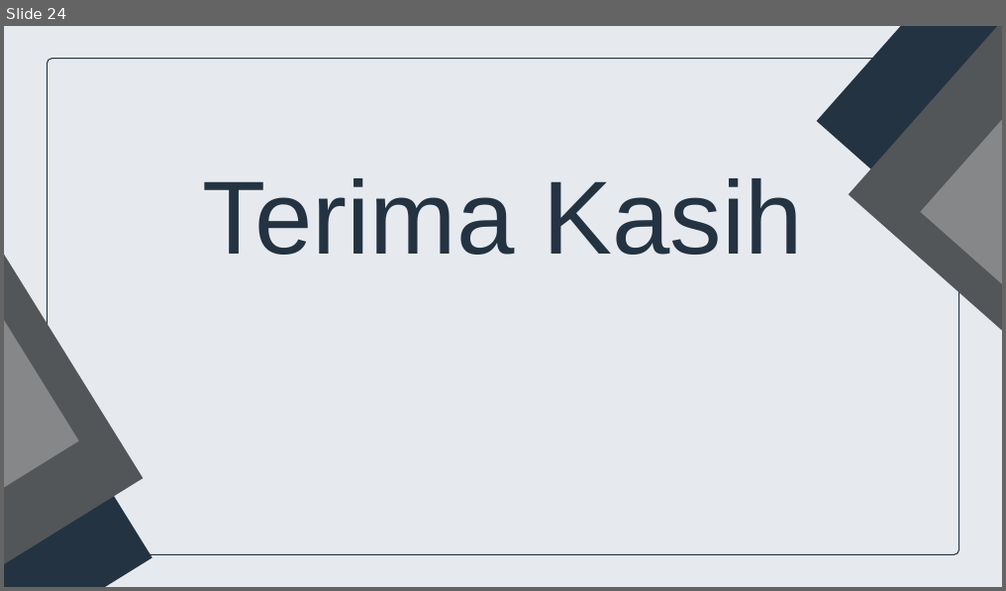
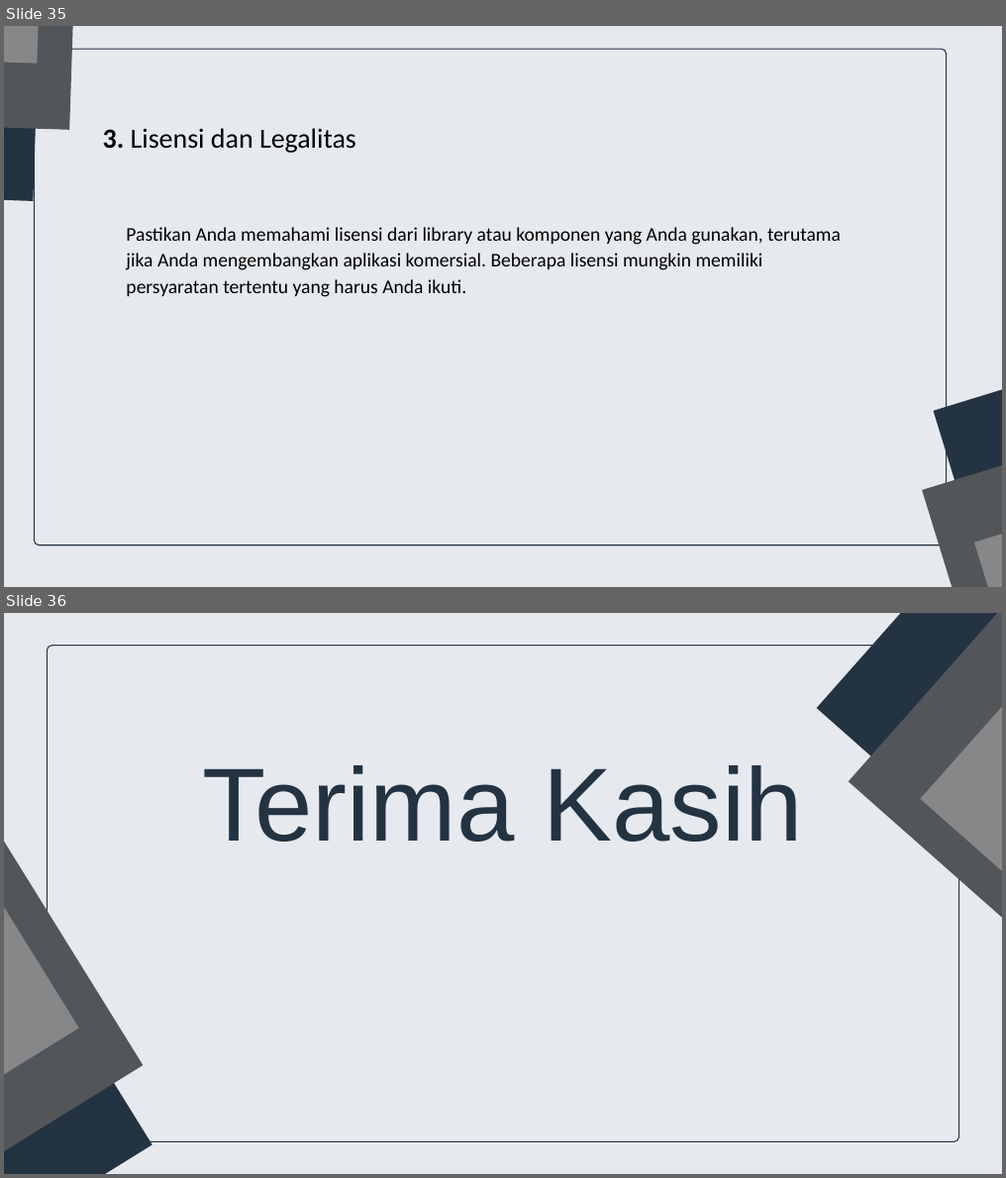
Before and after one commit to gemafajar09/bnsp-junior-web, a slide deck: junior-web-dev.pptx. Shown one above the other, each under a label of ours: slide 24 before the commit, slides 35 and 36 after it. The pictures are 1006x591 and 1006x1178 pixels, drawn with LibreOffice and Linux fonts; fonts in the diff are those of the drawing. Boxes give left, top, right and bottom in pixels: in the first picture for what was removed or moved away, otherwise in the second. Text is boxed around its words. In the diff, an @@ line names an element or a change of style, - is before the commit and + after.

```diff
--- a/junior-web-dev.pptx
+++ b/junior-web-dev.pptx
@@ slide 35 added at (4,26,1002,587), background #E6EAEF @@
@@ freeform shape added at (4,26,44,201), fill #243342 @@
@@ freeform shape added at (4,26,79,130), fill #535659 @@
@@ freeform shape added at (4,26,48,64), fill #858789 @@
@@ freeform shape added at (34,49,946,546), fill #E6EAEF, outline #243342 1.5 pt @@
@@ text added at (103,128,356,153), 40 pt, text #000000 @@
+3. Lisensi dan Legalitas
@@ text added at (126,227,841,297), 28 pt, text #000000 @@
+Pastikan Anda memahami lisensi dari library atau komponen yang Anda gunakan, terutama jika Anda mengembangkan aplikasi komersial. Beberapa lisensi mungkin memiliki persyaratan tertentu yang harus Anda ikuti.
@@ freeform shape added at (933,321,1002,587), fill #243342 @@
@@ freeform shape added at (922,401,1002,587), fill #535659 @@
@@ freeform shape added at (974,454,1002,587), fill #858789 @@
@@ what was slide 24 is now slide 36 @@
```
Also in this commit, not shown: 1 slide changed, 11 other slides added, 4 other files.
